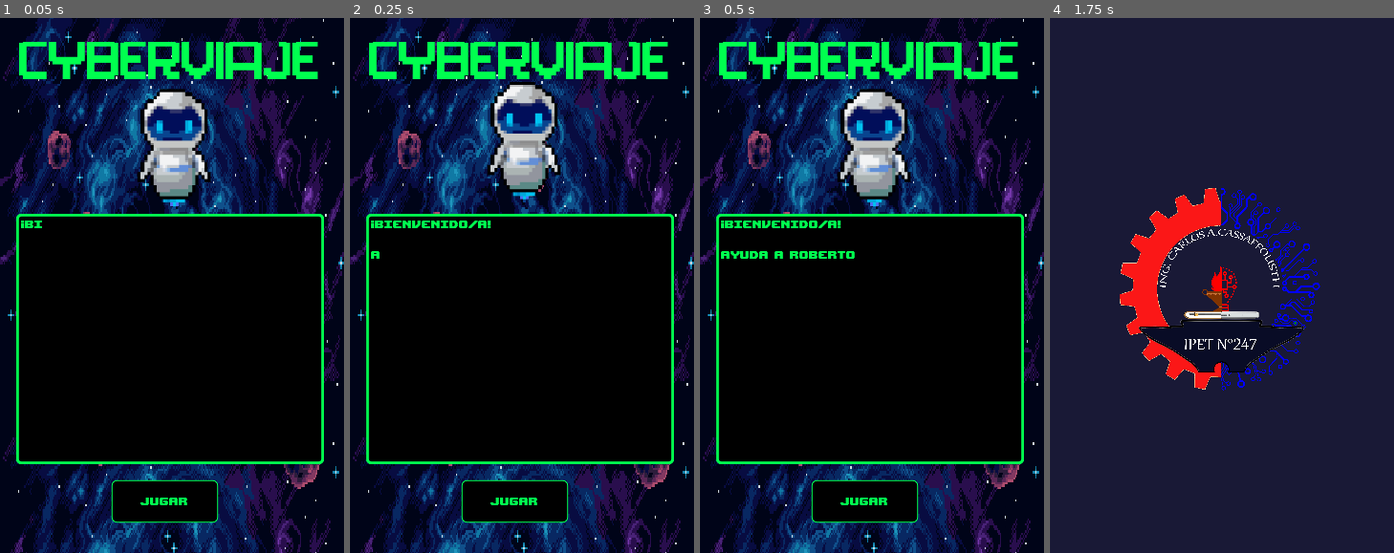
Above: before the commit, frames 1-4 (left to right).
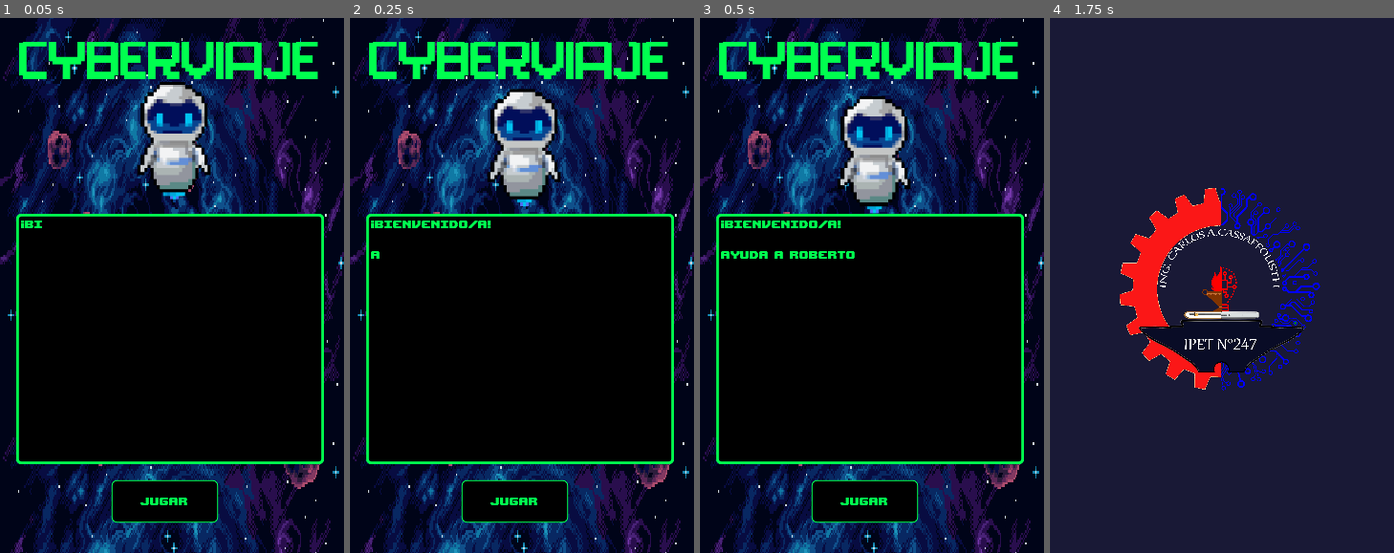
Above: after the commit, the same moments.

Repository: nicolasRuarte/masterclass-plan-b
Game: Godot game, scene res://Escenas/Inicio.tscn
The game is run twice, just before and just after one commit, with the same random seed, the same clock (stepped at 60 frames per second) and the same inputs.
Inputs:
- Up to frame 1 (0.05 s): no input
- Up to frame 2 (0.25 s): no input
- Up to frame 3 (0.5 s): no input
- Up to frame 4 (1.75 s): click "Jugar" at 0.5 s; click "Jugar" at 1.25 s

The runs differ from the first frame. In frame 1, 2.9% of the frame differs, in the area x 40-62%, y 11-36%; in frame 2, 2.9%; in frame 3, 2.9%; in frame 4, nothing differs.

Commit message:
Versión final final

Diff:
--- a/Escenas/Inicio.tscn
+++ b/Escenas/Inicio.tscn
@@ -225,7 +225,7 @@
 position = Vector2( 180.75, 121.25 )
 scale = Vector2( 1.04062, 1.12812 )
 frames = SubResource( 29 )
-frame = 1
+frame = 3
 playing = true
 
 [connection signal="timeout" from="AnimacionTitulo" to="." method="_on_AnimacionTitulo_timeout"]
--- a/Escenas/Scripts/SubirDatos.gd
+++ b/Escenas/Scripts/SubirDatos.gd
@@ -36,21 +36,25 @@
 		if(!yaSubioDatos):
 			httpRequest.request("https://pagina-puntajes.onrender.com/obtener-registros", customHeaders, sslValid, HTTPClient.METHOD_GET)
 
+		else:
+			$lblError.text = "Ya subiste tus datos"
+			$lblError.add_color_override("font_color", Color(1, 0, 0))
+			$lblError.visible = true
+
+
+
 func _on_VerificarUsuario_request_completed(result, response_code, headers, body):
 	print("result: ", result)
 	print("response_code: ", response_code)
 	print("headers: ", headers)
 	var usuarios = JSON.parse(body.get_string_from_utf8()).result
-	print(usuarios)
 	var existeUsuario = false
 
 	for usuario in usuarios:
 		if(usuario["nombre"] == datos["nombreUsuario"]):
-			print("Usuario ya existe")
 			existeUsuario = true
 			break
 		else:
-			print("Usuario disponible")
 			existeUsuario = false
 
 	if (existeUsuario):
@@ -62,14 +66,15 @@
 		print("Json enviado: ", json)
 		$SubirPuntaje.request("https://pagina-puntajes.onrender.com/enviar-datos", customHeaders, sslValid, HTTPClient.METHOD_POST, json)
 		print("Enviando registro")
+		$lblError.add_color_override("font_color", Color(0, 1, 0))
+		$lblError.text = "Datos enviados exitosamente"
+		$lblError.visible = true
+		yaSubioDatos = true
 
 
 func _on_SubirPuntaje_request_completed(_result, _response_code, _headers, _body):
-	yaSubioDatos = true
 	print("POST request completada")
-	$lblError.add_color_override("font_color", Color(0, 1, 0))
-	$lblError.text = "Datos enviados exitosamente"
-	$lblError.visible = true
+
 
 
 func _on_nombreUsuario_focus_entered():
Not shown, changed: Export/version-2/index.html
Not shown, changed: Export/version-2/index.pck
Not shown, changed: Export/version-2/juego.zip
